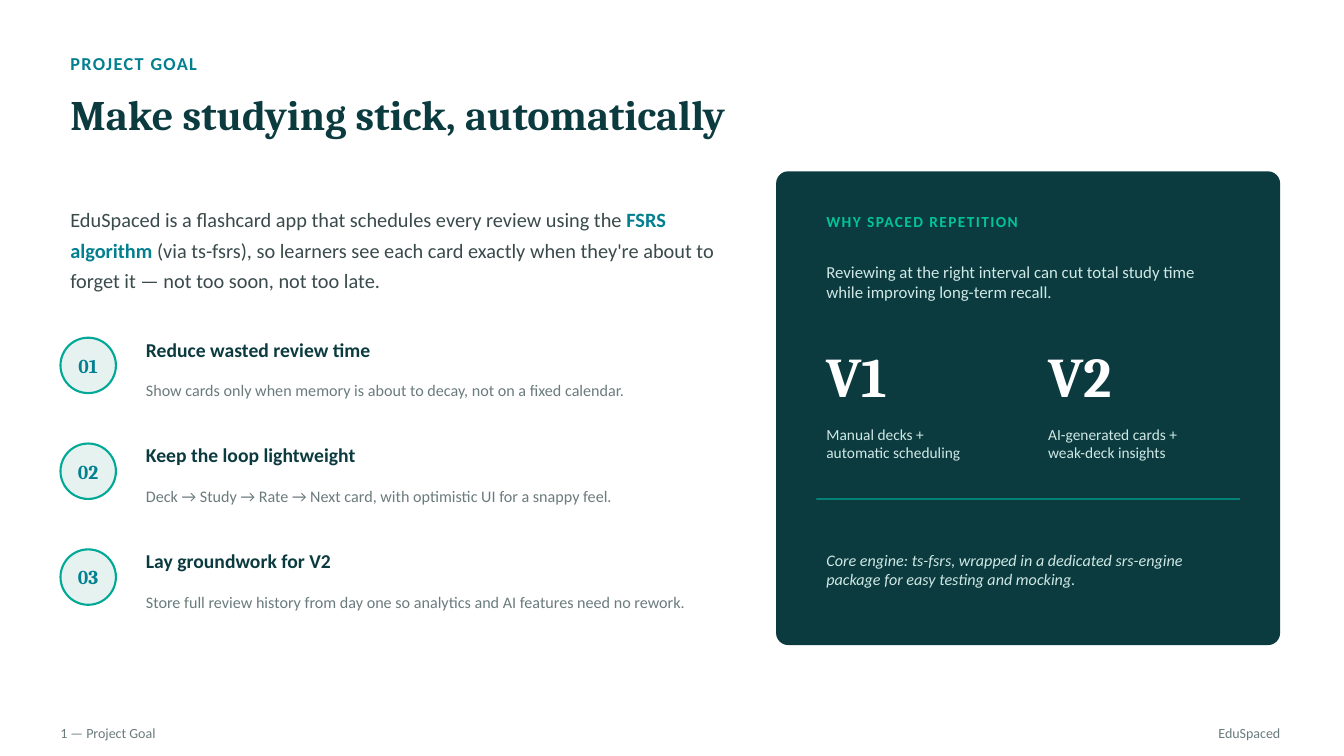
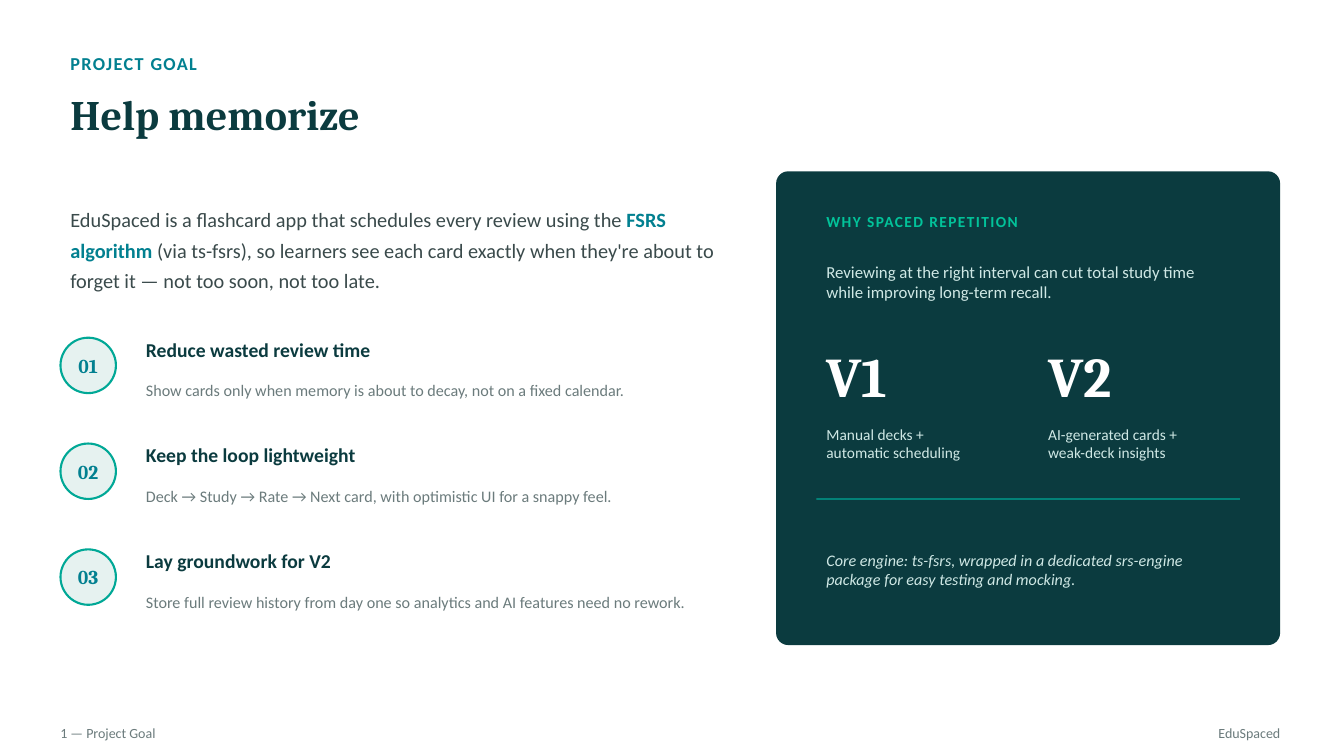
Before and after one commit to hoangphuc05/edu-anki, a slide deck: slide 2 of docs/EduSpaced-Presentation-1.pptx. Drawn at 1344x756 pixels with LibreOffice and Linux fonts; fonts in the diff are those of the drawing. Boxes give left, top, right and bottom in pixels: in the first picture for what was removed or moved away, otherwise in the second. Text is boxed around its words. In the diff, an @@ line names an element or a change of style, - is before the commit and + after.

```diff
--- a/docs/EduSpaced-Presentation-1.pptx
+++ b/docs/EduSpaced-Presentation-1.pptx
@@ text at [70, 100, 359, 139]: text changed @@
-Make studying stick, automatically
+Help memorize
```
Also in this commit, not shown: 5 other slides changed, 1 slide removed.
